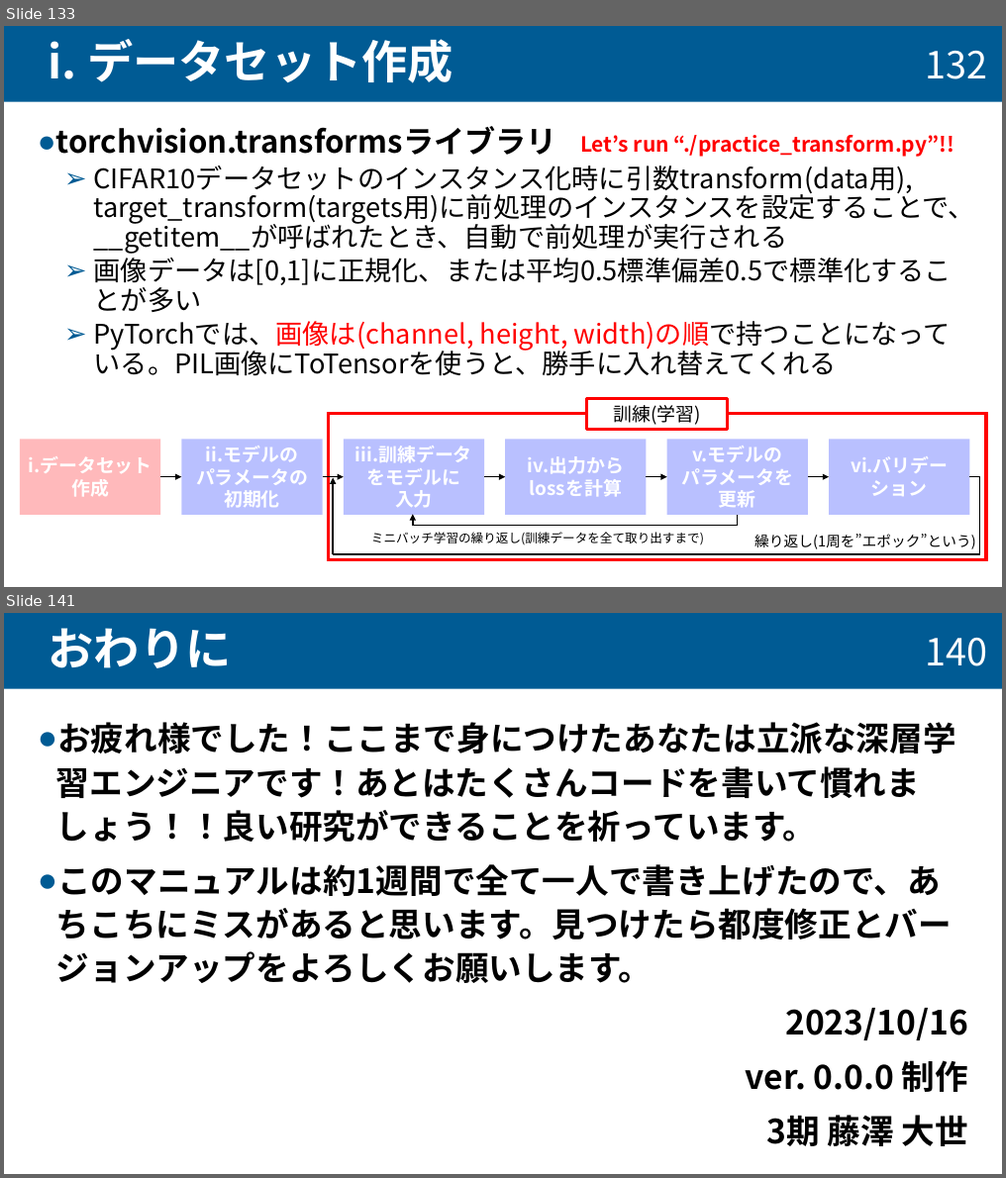
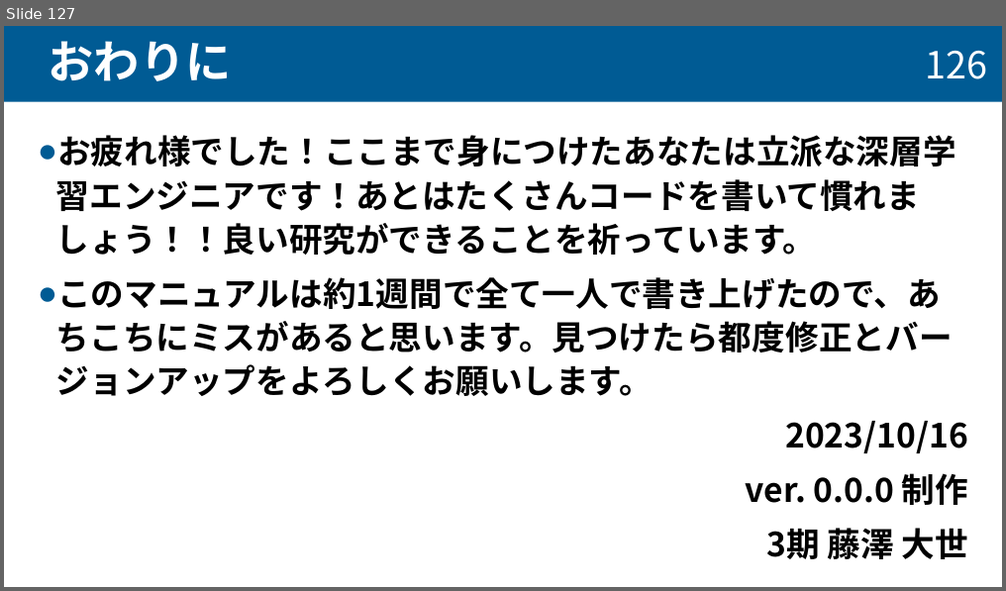
Before and after one commit to taiseifujisawa/cnn_manual_nktlab, a slide deck: cnn_manual.pptx. Shown one above the other, each under a label of ours: slides 133 and 141 before the commit, slide 127 after it; the slides between them are not shown. The pictures are 1006x1178 and 1006x591 pixels, drawn with LibreOffice and Linux fonts; fonts in the diff are those of the drawing. Boxes give left, top, right and bottom in pixels: in the first picture for what was removed or moved away, otherwise in the second. Text is boxed around its words. In the diff, an @@ line names an element or a change of style, - is before the commit and + after.

```diff
--- a/cnn_manual.pptx
+++ b/cnn_manual.pptx
@@ slide 133 removed at (4, 26, 1002, 587), background #FFFFFF @@
@@ title removed at (4, 26, 1002, 101) @@
-i. データセット作成
@@ page number removed at (925, 51, 987, 79) @@
-132
@@ text removed at (56, 126, 975, 376) @@
-● torchvision.transformsライブラリ
-  ➢ CIFAR10データセットのインスタンス化時に引数transform(data用), target_transform(targets用)に前処理のインスタンスを設定することで、__getitem__が呼ばれたとき、自動で前処理が実行される
-  ➢ 画像データは[0,1]に正規化、または平均0.5標準偏差0.5で標準化することが多い
-  ➢ PyTorchでは、画像は(channel, height, width)の順で持つことになっている。PIL画像にToTensorを使うと、勝手に入れ替えてくれる
@@ text removed at (580, 135, 954, 157) @@
-Let’s run “./practice_transform.py”!!
@@ group removed at (20, 399, 986, 561): 8 rectangles, 7 arrows, 2 texts, 2 lines, 1 elbow line @@
-i.データセット
-作成
-ii.モデルの
-パラメータの
-初期化
-iii.訓練データ
-をモデルに
-入力
-iv.出力からlossを計算
-v.モデルの
-パラメータを更新
-vi.バリデーション
-訓練(学習)
-繰り返し(1周を”エポック”という)
-ミニバッチ学習の繰り返し(訓練データを全て取り出すまで)
@@ what was slide 141 is now slide 127 @@
@@ page number at (925, 51, 987, 79): text changed @@
-140
+126
```
Also in this commit, not shown: 7 slides changed, 15 slides added, 28 other slides removed.
